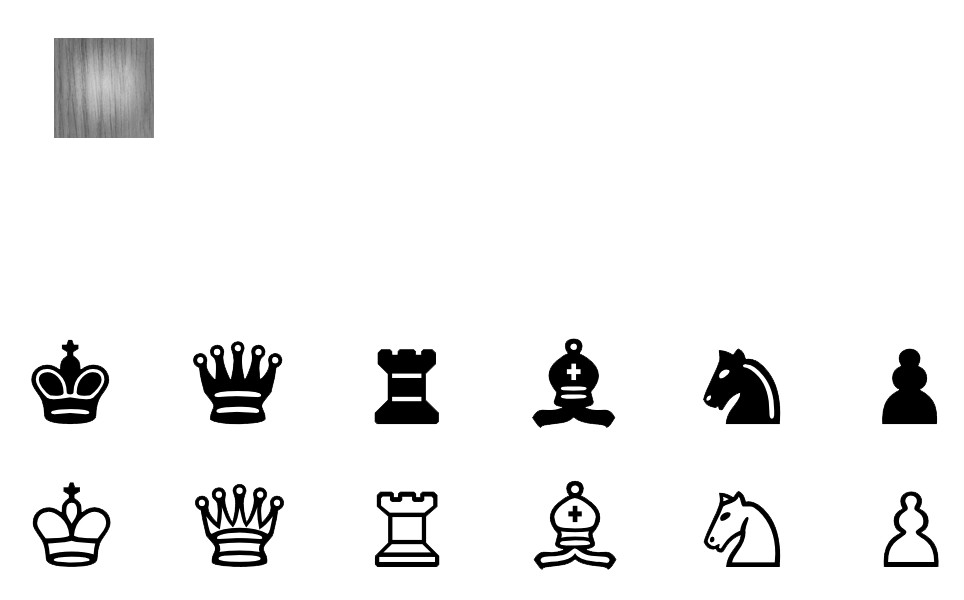
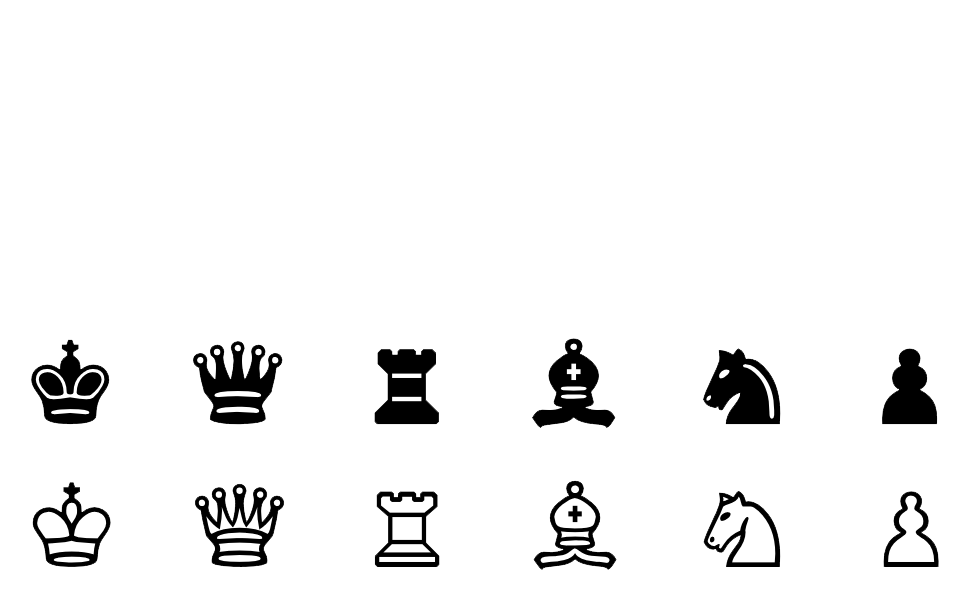
Comparing the layer stacks of the two 964px x 600px images. Changes:
painted on "Layer 3", unmasked it over [54, 38, 154, 138]
hid "Layer 2", opacity 45% → 100%, blend hard light → normal, moved it below "Layer 1", painted on it, unmasked it over [54, 38, 154, 138]
